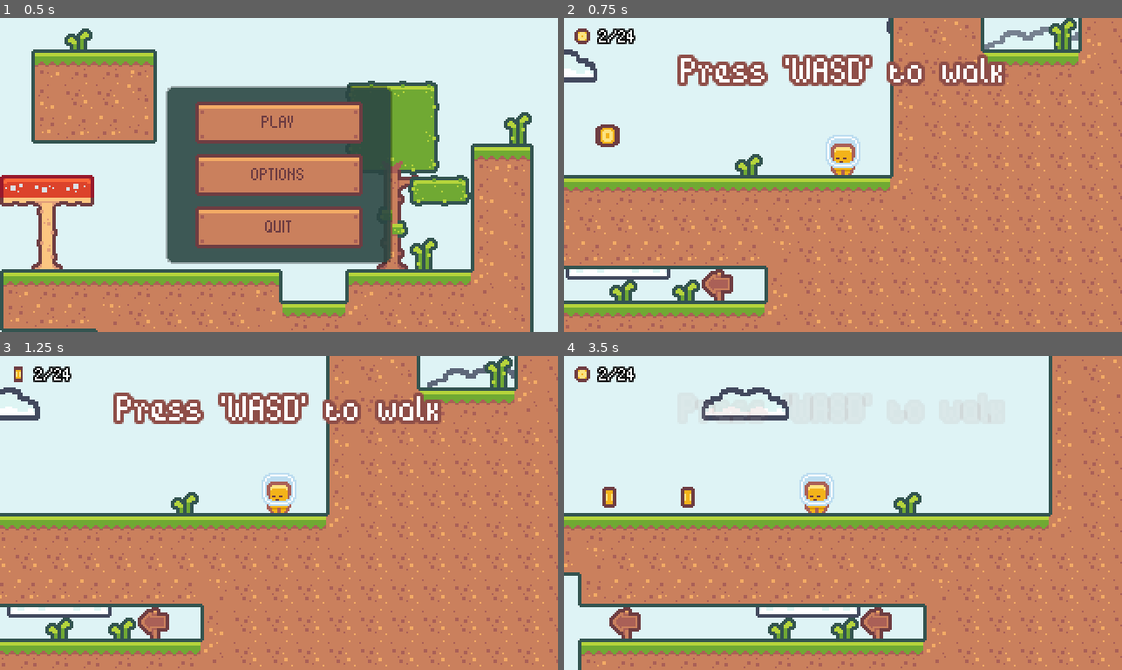
Above: before the commit, frames 1-4 (two rows, left to right).
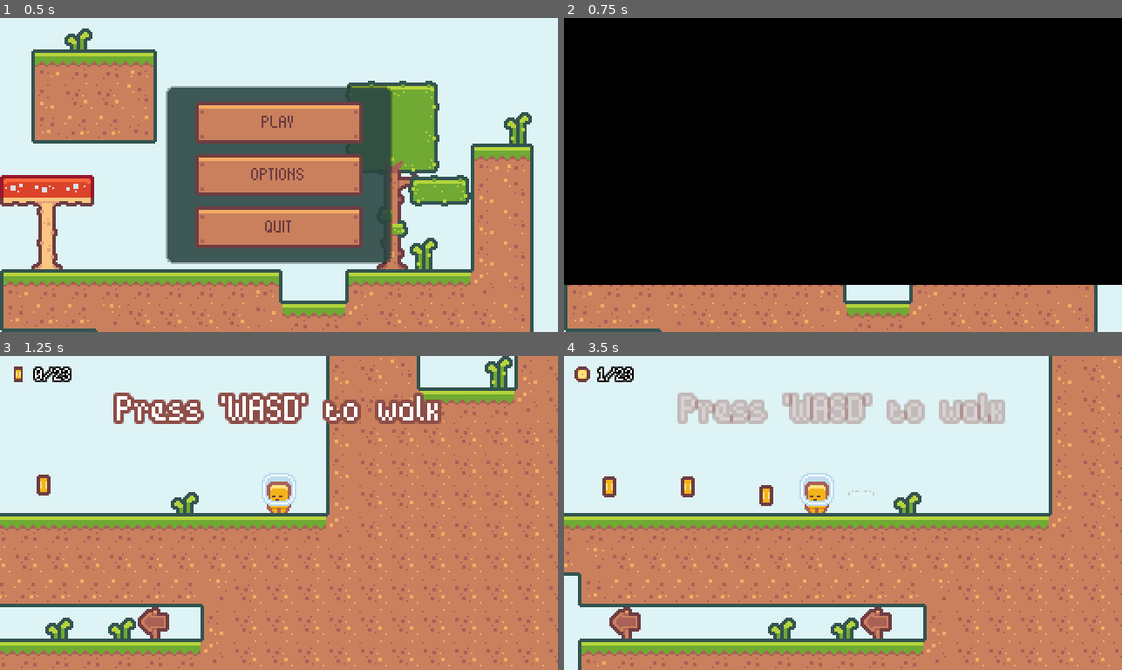
Above: after the commit, the same moments.

Repository: Yrainyw/2D-Platformer
Game: Godot game, scene res://Scenes/UI/mainMenu.tscn
Same seed, same stepped clock (60 frames per second), same inputs: the game is played once before the commit and once after it.
Inputs (mouse positions are in pixels of both pictures, inside the frame that each line leads up to):
- Up to frame 1 (0.5 s): no input
- Up to frame 2 (0.75 s): click "PLAY" at 0.5 s
- Up to frame 3 (1.25 s): no input
- Up to frame 4 (3.5 s): move the mouse to (965, 497) at 1.27 s; hold D (move_right) 1.28-2.78 s; tap K (dash) at 1.35, 2.1, 2.85 s; tap J (jump) at 1.52, 2.27 s; move the mouse to (731, 528) at 2.02 s; move the mouse to (898, 443) at 2.77 s; hold A (move_left) from 2.78 s (still down)

Frame 1 is identical in both runs. In frame 2, 92% of the frame differs, in the area x 0-100%, y 0-100%; in frame 3, 1.4%; in frame 4, 4.6%.

Commit message:
Screen Transitions

Diff:
--- a/Levels/level_000.tscn
+++ b/Levels/level_000.tscn
@@ -46,70 +46,67 @@
 [node name="Coin2" parent="Collectables" index="1" instance=ExtResource( 7 )]
 position = Vector2( 360, -9 )
 
-[node name="Coin23" parent="Collectables" index="2" instance=ExtResource( 7 )]
-position = Vector2( 360, -9 )
-
-[node name="Coin24" parent="Collectables" index="3" instance=ExtResource( 7 )]
+[node name="Coin24" parent="Collectables" index="2" instance=ExtResource( 7 )]
 position = Vector2( -27, -153 )
 
-[node name="Coin25" parent="Collectables" index="4" instance=ExtResource( 7 )]
+[node name="Coin25" parent="Collectables" index="3" instance=ExtResource( 7 )]
 position = Vector2( -351, -81 )
 
-[node name="Coin3" parent="Collectables" index="5" instance=ExtResource( 7 )]
+[node name="Coin3" parent="Collectables" index="4" instance=ExtResource( 7 )]
 position = Vector2( 315, -9 )
 
-[node name="Coin4" parent="Collectables" index="6" instance=ExtResource( 7 )]
+[node name="Coin4" parent="Collectables" index="5" instance=ExtResource( 7 )]
 position = Vector2( 270, -9 )
 
-[node name="Coin5" parent="Collectables" index="7" instance=ExtResource( 7 )]
+[node name="Coin5" parent="Collectables" index="6" instance=ExtResource( 7 )]
 position = Vector2( 225, -9 )
 
-[node name="Coin6" parent="Collectables" index="8" instance=ExtResource( 7 )]
+[node name="Coin6" parent="Collectables" index="7" instance=ExtResource( 7 )]
 position = Vector2( 180, -9 )
 
-[node name="Coin9" parent="Collectables" index="9" instance=ExtResource( 7 )]
+[node name="Coin9" parent="Collectables" index="8" instance=ExtResource( 7 )]
 position = Vector2( -99, -63 )
 
-[node name="Coin10" parent="Collectables" index="10" instance=ExtResource( 7 )]
+[node name="Coin10" parent="Collectables" index="9" instance=ExtResource( 7 )]
 position = Vector2( -153, -252 )
 
-[node name="Coin11" parent="Collectables" index="11" instance=ExtResource( 7 )]
+[node name="Coin11" parent="Collectables" index="10" instance=ExtResource( 7 )]
 position = Vector2( -225, -63 )
 
-[node name="Coin12" parent="Collectables" index="12" instance=ExtResource( 7 )]
+[node name="Coin12" parent="Collectables" index="11" instance=ExtResource( 7 )]
 position = Vector2( -360, -171 )
 
-[node name="Coin13" parent="Collectables" index="13" instance=ExtResource( 7 )]
+[node name="Coin13" parent="Collectables" index="12" instance=ExtResource( 7 )]
 position = Vector2( -252, -207 )
 
-[node name="Coin14" parent="Collectables" index="14" instance=ExtResource( 7 )]
+[node name="Coin14" parent="Collectables" index="13" instance=ExtResource( 7 )]
 position = Vector2( -108, -261 )
 
-[node name="Coin15" parent="Collectables" index="15" instance=ExtResource( 7 )]
+[node name="Coin15" parent="Collectables" index="14" instance=ExtResource( 7 )]
 position = Vector2( -72, -261 )
 
-[node name="Coin16" parent="Collectables" index="16" instance=ExtResource( 7 )]
+[node name="Coin16" parent="Collectables" index="15" instance=ExtResource( 7 )]
 position = Vector2( 72, -153 )
 
-[node name="Coin17" parent="Collectables" index="17" instance=ExtResource( 7 )]
+[node name="Coin17" parent="Collectables" index="16" instance=ExtResource( 7 )]
 position = Vector2( -450, -171 )
 
-[node name="Coin8" parent="Collectables" index="18" instance=ExtResource( 7 )]
+[node name="Coin8" parent="Collectables" index="17" instance=ExtResource( 7 )]
 position = Vector2( -666, -99 )
 
-[node name="Coin18" parent="Collectables" index="19" instance=ExtResource( 7 )]
+[node name="Coin18" parent="Collectables" index="18" instance=ExtResource( 7 )]
 position = Vector2( -720, -63 )
 
-[node name="Coin22" parent="Collectables" index="20" instance=ExtResource( 7 )]
+[node name="Coin22" parent="Collectables" index="19" instance=ExtResource( 7 )]
 position = Vector2( -423, -99 )
 
-[node name="Coin19" parent="Collectables" index="21" instance=ExtResource( 7 )]
+[node name="Coin19" parent="Collectables" index="20" instance=ExtResource( 7 )]
 position = Vector2( -792, 9 )
 
-[node name="Coin20" parent="Collectables" index="22" instance=ExtResource( 7 )]
+[node name="Coin20" parent="Collectables" index="21" instance=ExtResource( 7 )]
 position = Vector2( -873, 45 )
 
-[node name="Coin21" parent="Collectables" index="23" instance=ExtResource( 7 )]
+[node name="Coin21" parent="Collectables" index="22" instance=ExtResource( 7 )]
 position = Vector2( -1026, 9 )
 
 [node name="EnemySpawner" parent="Enemies" index="0" instance=ExtResource( 5 )]
--- a/Resources/tileset.tres
+++ b/Resources/tileset.tres
@@ -47,6 +47,9 @@
 [sub_resource type="ConvexPolygonShape2D" id=15]
 points = PoolVector2Array( 0, 0, 18, 0, 18, 18, 0, 18 )
 
+[sub_resource type="ConvexPolygonShape2D" id=16]
+points = PoolVector2Array( 0, 0, 18, 0, 18, 18, 0, 18 )
+
 [sub_resource type="ConvexPolygonShape2D" id=17]
 points = PoolVector2Array( 0, 0, 18, 0, 18, 18, 0, 18 )
 
@@ -84,9 +87,6 @@
 points = PoolVector2Array( 0, 0, 18, 0, 18, 18, 0, 18 )
 
 [sub_resource type="ConvexPolygonShape2D" id=29]
-points = PoolVector2Array( 0, 0, 18, 0, 18, 18, 0, 18 )
-
-[sub_resource type="ConvexPolygonShape2D" id=52]
 points = PoolVector2Array( 0, 0, 18, 0, 18, 18, 0, 18 )
 
 [sub_resource type="ConvexPolygonShape2D" id=30]
@@ -296,85 +296,85 @@
 "autotile_coord": Vector2( 3, 0 ),
 "one_way": false,
 "one_way_margin": 1.0,
+"shape": SubResource( 16 ),
+"shape_transform": Transform2D( 1, 0, 0, 1, 0, 0 )
+}, {
+"autotile_coord": Vector2( 0, 1 ),
+"one_way": false,
+"one_way_margin": 1.0,
 "shape": SubResource( 17 ),
 "shape_transform": Transform2D( 1, 0, 0, 1, 0, 0 )
 }, {
-"autotile_coord": Vector2( 0, 1 ),
+"autotile_coord": Vector2( 1, 1 ),
 "one_way": false,
 "one_way_margin": 1.0,
 "shape": SubResource( 18 ),
 "shape_transform": Transform2D( 1, 0, 0, 1, 0, 0 )
 }, {
-"autotile_coord": Vector2( 1, 1 ),
+"autotile_coord": Vector2( 2, 1 ),
 "one_way": false,
 "one_way_margin": 1.0,
 "shape": SubResource( 19 ),
 "shape_transform": Transform2D( 1, 0, 0, 1, 0, 0 )
 }, {
-"autotile_coord": Vector2( 2, 1 ),
+"autotile_coord": Vector2( 3, 1 ),
 "one_way": false,
 "one_way_margin": 1.0,
 "shape": SubResource( 20 ),
 "shape_transform": Transform2D( 1, 0, 0, 1, 0, 0 )
 }, {
-"autotile_coord": Vector2( 3, 1 ),
+"autotile_coord": Vector2( 0, 2 ),
 "one_way": false,
 "one_way_margin": 1.0,
 "shape": SubResource( 21 ),
 "shape_transform": Transform2D( 1, 0, 0, 1, 0, 0 )
 }, {
-"autotile_coord": Vector2( 0, 2 ),
+"autotile_coord": Vector2( 1, 2 ),
 "one_way": false,
 "one_way_margin": 1.0,
 "shape": SubResource( 22 ),
 "shape_transform": Transform2D( 1, 0, 0, 1, 0, 0 )
 }, {
-"autotile_coord": Vector2( 1, 2 ),
+"autotile_coord": Vector2( 2, 2 ),
 "one_way": false,
 "one_way_margin": 1.0,
 "shape": SubResource( 23 ),
 "shape_transform": Transform2D( 1, 0, 0, 1, 0, 0 )
 }, {
-"autotile_coord": Vector2( 2, 2 ),
+"autotile_coord": Vector2( 3, 2 ),
 "one_way": false,
 "one_way_margin": 1.0,
 "shape": SubResource( 24 ),
 "shape_transform": Transform2D( 1, 0, 0, 1, 0, 0 )
 }, {
-"autotile_coord": Vector2( 3, 2 ),
+"autotile_coord": Vector2( 0, 3 ),
 "one_way": false,
 "one_way_margin": 1.0,
 "shape": SubResource( 25 ),
 "shape_transform": Transform2D( 1, 0, 0, 1, 0, 0 )
 }, {
-"autotile_coord": Vector2( 0, 3 ),
+"autotile_coord": Vector2( 1, 3 ),
 "one_way": false,
 "one_way_margin": 1.0,
 "shape": SubResource( 26 ),
 "shape_transform": Transform2D( 1, 0, 0, 1, 0, 0 )
 }, {
-"autotile_coord": Vector2( 1, 3 ),
+"autotile_coord": Vector2( 2, 3 ),
 "one_way": false,
 "one_way_margin": 1.0,
 "shape": SubResource( 27 ),
 "shape_transform": Transform2D( 1, 0, 0, 1, 0, 0 )
 }, {
-"autotile_coord": Vector2( 2, 3 ),
+"autotile_coord": Vector2( 3, 3 ),
 "one_way": false,
 "one_way_margin": 1.0,
 "shape": SubResource( 28 ),
 "shape_transform": Transform2D( 1, 0, 0, 1, 0, 0 )
 }, {
-"autotile_coord": Vector2( 3, 3 ),
+"autotile_coord": Vector2( 2, 0 ),
 "one_way": false,
 "one_way_margin": 1.0,
 "shape": SubResource( 29 ),
-"shape_transform": Transform2D( 1, 0, 0, 1, 0, 0 )
-}, {
-"autotile_coord": Vector2( 2, 0 ),
-"one_way": false,
-"one_way_margin": 1.0,
-"shape": SubResource( 52 ),
 "shape_transform": Transform2D( 1, 0, 0, 1, 0, 0 )
 } ]
 1/z_index = 0
--- a/Scenes/UI/mainMenu.tscn
+++ b/Scenes/UI/mainMenu.tscn
@@ -1,10 +1,9 @@
-[gd_scene load_steps=10 format=2]
+[gd_scene load_steps=9 format=2]
 
 [ext_resource path="res://Resources/theme.tres" type="Theme" id=1]
 [ext_resource path="res://Scenes/UI/animatedButton.tscn" type="PackedScene" id=2]
 [ext_resource path="res://Scripts/mainMenu.gd" type="Script" id=3]
 [ext_resource path="res://Resources/tileset.tres" type="TileSet" id=4]
-[ext_resource path="res://Scripts/GameCamera.gd" type="Script" id=5]
 [ext_resource path="res://Scenes/GameCamera.tscn" type="PackedScene" id=6]
 [ext_resource path="res://Resources/decorative_tileset.tres" type="TileSet" id=7]
 [ext_resource path="res://Scenes/clouds.tscn" type="PackedScene" id=8]
@@ -17,15 +16,10 @@
 
 [node name="Node2D" type="Node2D" parent="."]
 
-[node name="GameCamera" type="Camera2D" parent="Node2D" groups=[
-"camera",
-] instance=ExtResource( 6 )]
-current = true
-script = ExtResource( 5 )
-backgroundColor = Color( 0.87451, 0.956863, 0.964706, 1 )
+[node name="GameCamera" parent="Node2D" instance=ExtResource( 6 )]
 shakeNoise = SubResource( 1 )
 
-[node name="Clouds" type="Node2D" parent="Node2D/GameCamera" instance=ExtResource( 8 )]
+[node name="Clouds" parent="Node2D/GameCamera" instance=ExtResource( 8 )]
 
 [node name="TileMap" type="TileMap" parent="Node2D"]
 tile_set = ExtResource( 4 )
--- /dev/null
+++ b/Scenes/UI/screenTransition.tscn
@@ -0,0 +1,85 @@
+[gd_scene load_steps=6 format=2]
+
+[ext_resource path="res://Assets/Effects/screen-wipe.png" type="Texture" id=1]
+[ext_resource path="res://Scripts/screenTransition.gd" type="Script" id=2]
+
+[sub_resource type="Animation" id=3]
+resource_name = "default"
+length = 0.5
+step = 0.05
+tracks/0/type = "value"
+tracks/0/path = NodePath("ColorRect:material:shader_param/percent")
+tracks/0/interp = 2
+tracks/0/loop_wrap = true
+tracks/0/imported = false
+tracks/0/enabled = true
+tracks/0/keys = {
+"times": PoolRealArray( 0, 0.25, 0.5 ),
+"transitions": PoolRealArray( 1, 1, 1 ),
+"update": 0,
+"values": [ 1.0, 0.0, 1.0 ]
+}
+tracks/1/type = "method"
+tracks/1/path = NodePath(".")
+tracks/1/interp = 1
+tracks/1/loop_wrap = true
+tracks/1/imported = false
+tracks/1/enabled = true
+tracks/1/keys = {
+"times": PoolRealArray( 0.5 ),
+"transitions": PoolRealArray( 1 ),
+"values": [ {
+"args": [  ],
+"method": "queue_free"
+} ]
+}
+tracks/2/type = "method"
+tracks/2/path = NodePath(".")
+tracks/2/interp = 1
+tracks/2/loop_wrap = true
+tracks/2/imported = false
+tracks/2/enabled = true
+tracks/2/keys = {
+"times": PoolRealArray( 0.25 ),
+"transitions": PoolRealArray( 1 ),
+"values": [ {
+"args": [  ],
+"method": "emit_screen_covered"
+} ]
+}
+
+[sub_resource type="Shader" id=1]
+code = "shader_type canvas_item;
+
+uniform sampler2D wipeImage;
+uniform float percent : hint_range(0, 1);
+
+void fragment() {
+	float texVal = texture(wipeImage, UV).r;
+
+	if (texVal < percent) {
+		COLOR.a = 0.0;
+	}
+}"
+
+[sub_resource type="ShaderMaterial" id=2]
+shader = SubResource( 1 )
+shader_param/percent = 1.0
+shader_param/wipeImage = ExtResource( 1 )
+
+[node name="ScreenTransition" type="CanvasLayer"]
+layer = 10
+script = ExtResource( 2 )
+
+[node name="AnimationPlayer" type="AnimationPlayer" parent="."]
+autoplay = "default"
+anims/default = SubResource( 3 )
+
+[node name="ColorRect" type="ColorRect" parent="."]
+material = SubResource( 2 )
+anchor_right = 1.0
+anchor_bottom = 1.0
+color = Color( 0, 0, 0, 1 )
+__meta__ = {
+"_edit_use_anchors_": false
+}
--- /dev/null
+++ b/Scenes/UI/screenTransitionManager.tscn
@@ -0,0 +1,6 @@
+[gd_scene load_steps=2 format=2]
+
+[ext_resource path="res://Scripts/screenTransitionManager.gd" type="Script" id=1]
+
+[node name="ScreenTransitionManager" type="Node"]
+script = ExtResource( 1 )
--- a/Scripts/coin.gd
+++ b/Scripts/coin.gd
@@ -5,12 +5,12 @@
 
 
 func on_area_entered(_area2d):
-		$AnimationPlayer.play("pickup")
-		call_deferred("disable_pickup")
+	#print("Coin at ", global_position, " collected by ", _area2d.get_path())
+	$AnimationPlayer.play("pickup")
+	call_deferred("disable_pickup")
 
-		var baseLevel = get_tree().get_nodes_in_group("base_level")[0]
-		baseLevel.coin_collected()
-		#print("coins: ", baseLevel.collectedCoins, "/", baseLevel.totalCoins)
+	var baseLevel = get_tree().get_nodes_in_group("base_level")[0]
+	baseLevel.coin_collected()
 
 
 func disable_pickup():
--- a/Scripts/levelManager.gd
+++ b/Scripts/levelManager.gd
@@ -11,7 +11,7 @@
 	if (currentLevelIndex >= levelScenes.size()):
 		currentLevelIndex = 0
 
-	get_tree().change_scene(levelScenes[currentLevelIndex].resource_path)
+	$"/root/ScreenTransitionManager".transition_to_scene(levelScenes[currentLevelIndex].resource_path)
 
 
 func increment_level():
--- /dev/null
+++ b/Scripts/screenTransition.gd
@@ -0,0 +1,7 @@
+extends CanvasLayer
+
+signal screen_covered
+
+
+func emit_screen_covered():
+	emit_signal("screen_covered")
--- /dev/null
+++ b/Scripts/screenTransitionManager.gd
@@ -0,0 +1,10 @@
+extends Node
+
+var screenTransitionScene = preload("res://Scenes/UI/screenTransition.tscn")
+
+
+func transition_to_scene(scenePath):
+	var screenTransition = screenTransitionScene.instance()
+	add_child(screenTransition)
+	yield(screenTransition, "screen_covered")
+	get_tree().change_scene(scenePath)
--- a/project.godot
+++ b/project.godot
@@ -18,6 +18,7 @@
 
 LevelManager="*res://Scenes/levelManager.tscn"
 Helpers="*res://Scripts/helpers.gd"
+ScreenTransitionManager="*res://Scenes/UI/screenTransitionManager.tscn"
 
 [display]
 
Binary file added: Assets/Effects/screen-wipe.png
Not shown, added: Assets/Effects/screen-wipe.png.import
Binary file added: Levels/screen-wipe.png
Not shown, added: Levels/screen-wipe.png.import
Not shown: 7 places in Scenes/Player.tscn that only renumber resources
